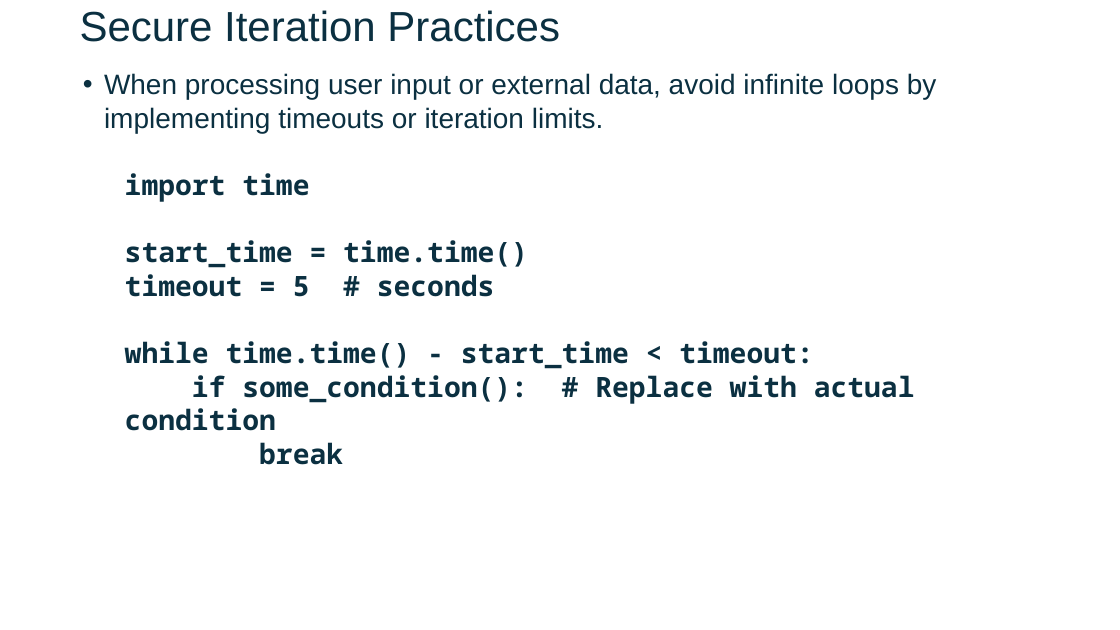
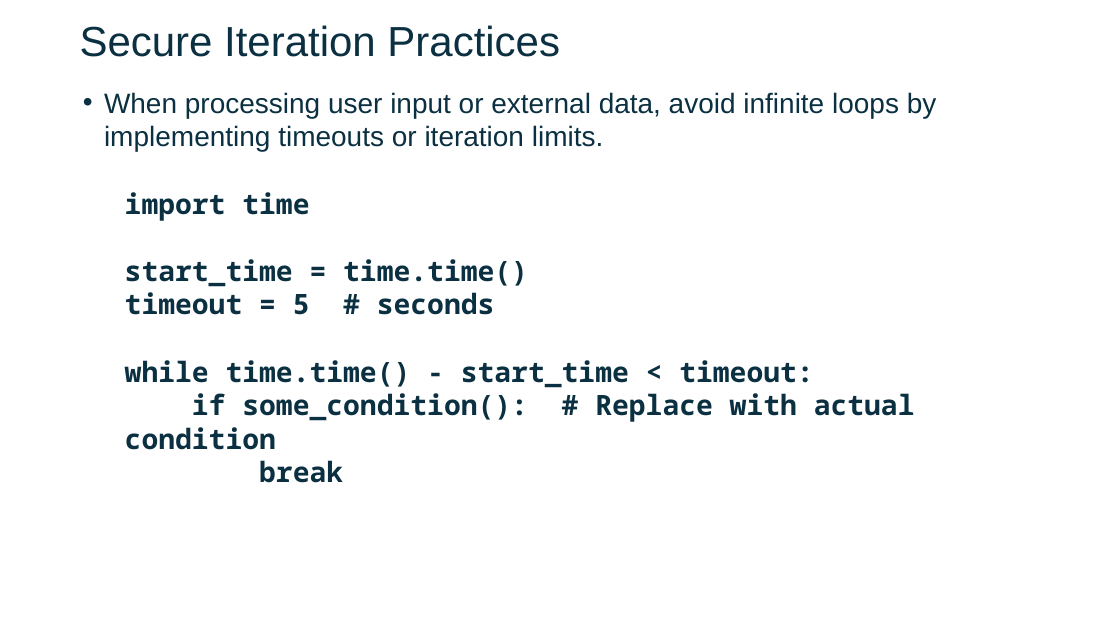
Before and after one commit to FSCJ-FacultyDev/SWC-Columbus-2025, a slide deck: slide 4 of Slides-Day2.pptx. Drawn at 1120x630 pixels with LibreOffice and Linux fonts; fonts in the diff are those of the drawing; background and template pictures are left out. Boxes give left, top, right and bottom in pixels: in the first picture for what was removed or moved away, otherwise in the second. Text is boxed around its words. In the diff, an @@ line names an element or a change of style, - is before the commit and + after.

```diff
--- a/Slides-Day2.pptx
+++ b/Slides-Day2.pptx
@@ text "Secure Iteration Practices" moved from (x1=80, y1=10, x2=560, y2=42) to (x1=80, y1=25, x2=560, y2=57) @@
@@ text "When processing user input or ..." moved from (x1=104, y1=73, x2=937, y2=465) to (x1=104, y1=92, x2=937, y2=483) @@
```
Also in this commit, not shown: 4 other slides changed, 7 slides added.
